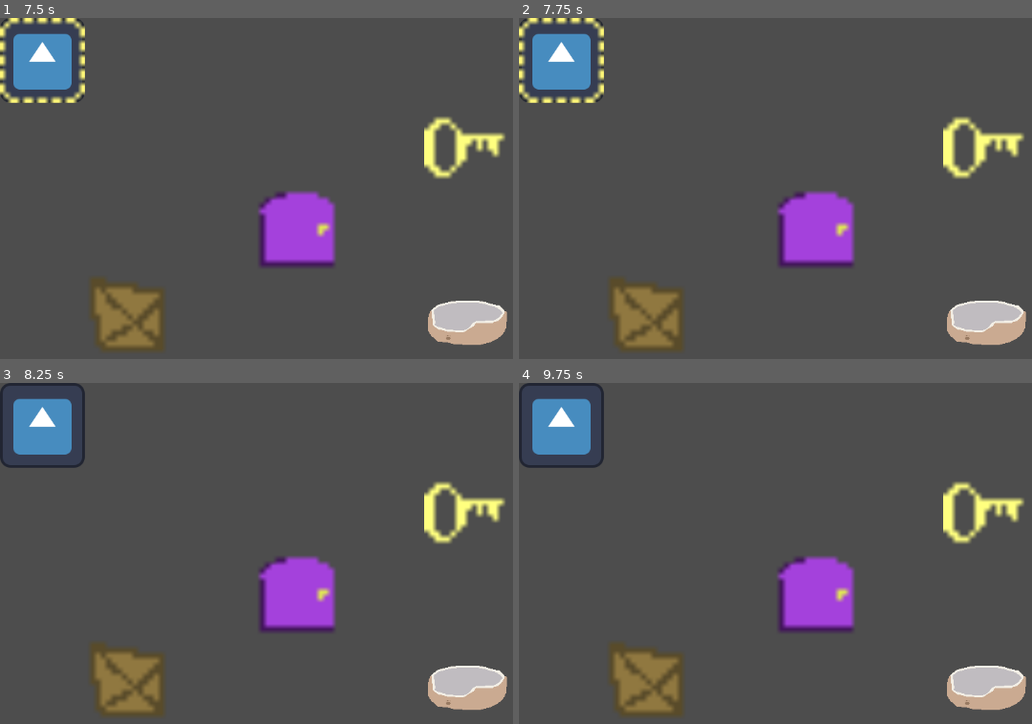
Above: before the commit, frames 1-4 (two rows, left to right).
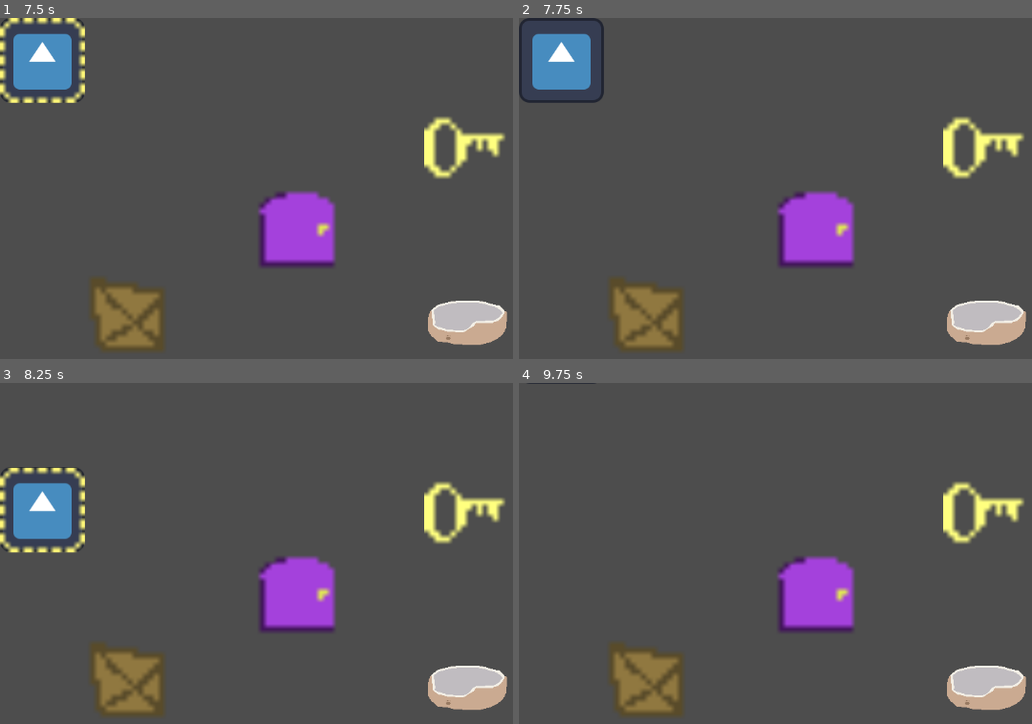
Above: after the commit, the same moments.

Repository: Just-a-Bee/Chrono-Cat
Game: Godot game, scene res://level_files/level.tscn
Same seed, same stepped clock (60 frames per second), same inputs: the game is played once before the commit and once after it. The engine's default icon, where the game draws it, is replaced by a stand-in: a white triangle on a blue panel in a dark square.
Inputs:
- Up to frame 1 (7.5 s): tap Enter at 0.5, 3.5, 6.5 s; hold X (rewind) 0.53-1.28 s; hold W (up) 0.53-2.03 s; tap Z (undo) at 0.8, 1.35, 2.3, 2.85, 3.8, 4.35, 5.3, 5.85, 6.8, 7.35 s; tap X (rewind) every 1.5 s from 1.55 to 6.05 s; tap Space at 2, 5, 7.25 s; hold X (rewind) 2.03-2.78 s; hold A (left) 2.03-3.53 s; hold S (down) 3.53-4.28 s; hold X (rewind) 3.53-4.28 s; hold D (right) 4.28-5.03 s; hold W (up) 5.03-5.78 s; hold X (rewind) 5.03-5.78 s; hold D (right) from 5.78 s (still down); hold X (rewind) 6.53-7.28 s
- Up to frame 2 (7.75 s): keep holding D (right); tap X (rewind) at 7.55 s
- Up to frame 3 (8.25 s): release D (right) at 8.03 s; hold S (down) from 8.03 s (still down); hold X (rewind) from 8.03 s (still down)
- Up to frame 4 (9.75 s): tap Z (undo) at 8.3, 8.85 s; release S (down) at 8.78 s; release X (rewind) at 8.78 s; hold A (left) 8.78-9.53 s; tap X (rewind) at 9.05 s; hold W (up) from 9.53 s (still down); hold X (rewind) from 9.53 s (still down)

Frame 1 is identical in both runs. In frame 2, 1.0% of the frame differs, in the area x 0-17%, y 0-25%; in frame 3, 5.1%, in the area x 0-17%, y 0-50%; in frame 4, 2.3%.
Error before the commit: Invalid access to property or key 'Player:<Sprite2D#28672263440>' on a base object of type 'Dictionary'. (res://level_files/level.gd:124)

Commit message:
Rewind undo fixed!!

Diff:
--- a/level_files/level.gd
+++ b/level_files/level.gd
@@ -87,6 +87,7 @@
 		move_actor(actor, direction)
 		actor_moved = true
 	if actor_moved:
+		print(state[1])
 		undo_array.append(state) # if a move was made, append the previous state to the undo array
 # function to handle when player collides with another actor
 func handle_collision(target_position, push_array, direction):
@@ -170,7 +171,7 @@
 # function to revert to a previous state
 func restore_state(state:Array[Dictionary]):
 	var restore_positions = state[0] # first entry of state is the position of every actor
-	var actor_rewinds = state[1] # second entry is each actor's rewind array
+	var restore_rewinds = state[1] # second entry is each actor's rewind array
 
 	actor_dictionary.clear()
 	for restore_position in restore_positions:
@@ -181,4 +182,5 @@
 		restore_actor.move(map_to_local(restore_position))
 
 	rewind_dictionary.clear()
-	rewind_dictionary = actor_rewinds.duplicate(true)
+	for actor in restore_rewinds:
+		rewind_dictionary[actor] = restore_rewinds[actor].duplicate()
